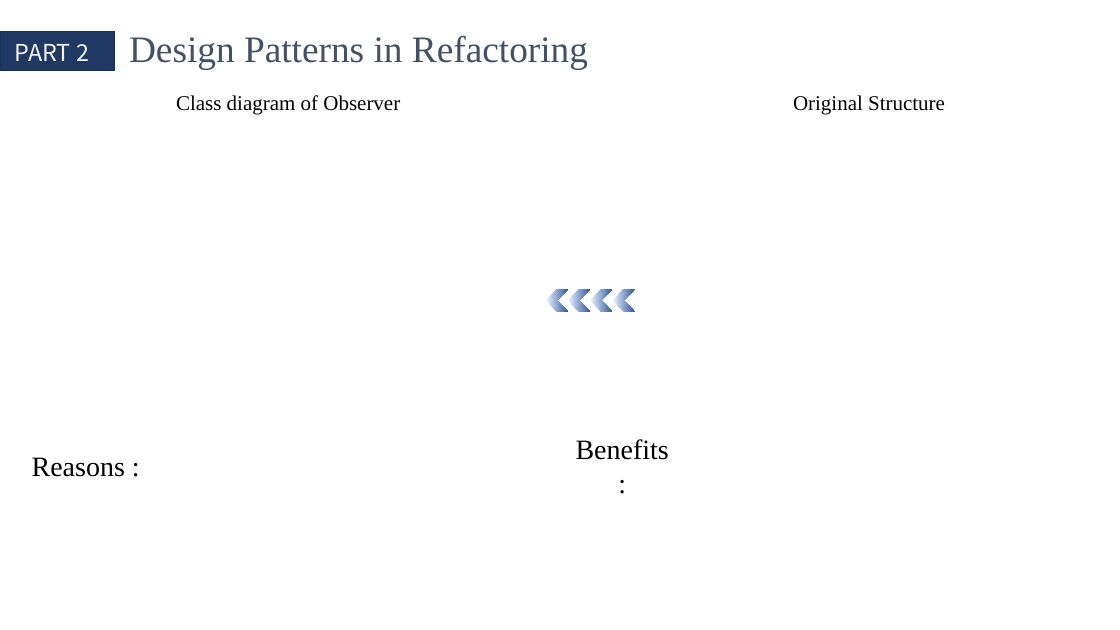
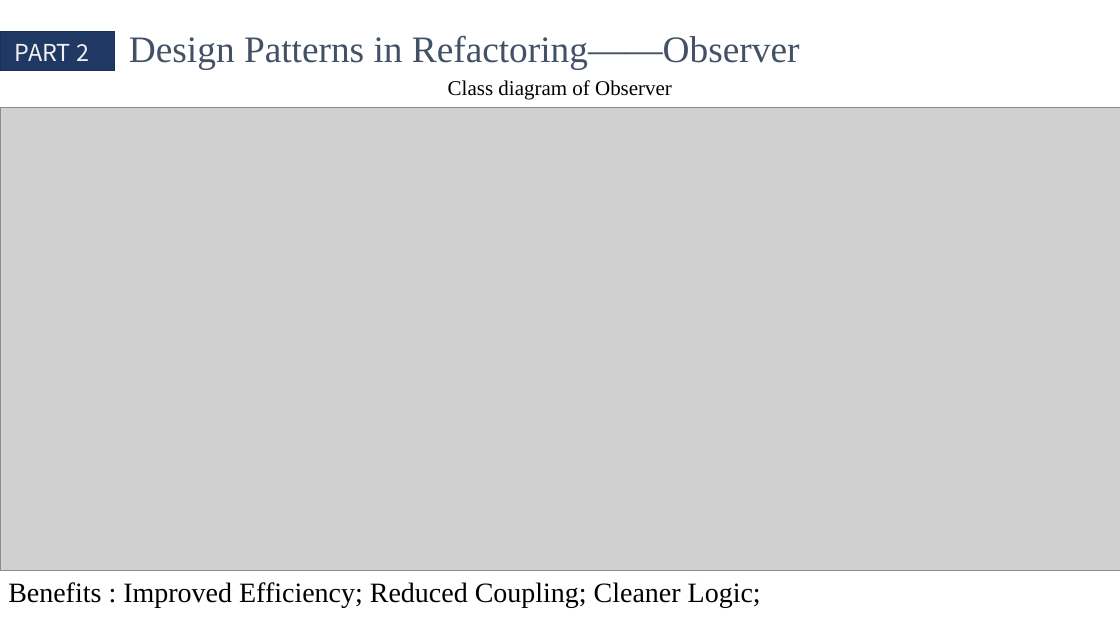
Before and after one commit to QinCheng0928/Cocos2d, a slide deck: slide 11 of 文档/DesignPattern.pptx (slide 10 before the commit). Drawn at 1120x630 pixels with LibreOffice and Linux fonts; fonts in the diff are those of the drawing; grey boxes stand for pictures. Boxes give left, top, right and bottom in pixels: in the first picture for what was removed or moved away, otherwise in the second. Text is boxed around its words. In the diff, an @@ line names an element or a change of style, - is before the commit and + after.

```diff
--- a/文档/DesignPattern.pptx
+++ b/文档/DesignPattern.pptx
@@ text at [129,35,800,69]: text changed @@
-Design Patterns in Refactoring
+Design Patterns in Refactoring——Observer
@@ text "Class diagram of Observer": place and size @@
-text "Class diagram of Observer" at [176,95,400,115]
+text "Class diagram of Observer" at [448,80,672,100]
@@ picture added at [0,108,1120,571] @@
@@ text removed at [793,95,945,115] @@
-Original Structure
@@ group removed at [546,289,635,312]: 4 chevrons @@
@@ text removed at [576,439,669,460] @@
-Benefits :
@@ text removed at [32,457,125,477] @@
-Reasons :
@@ text added at [8,582,761,608], 24 pt, text #000000 @@
+Benefits : Improved Efficiency; Reduced Coupling; Cleaner Logic;
```
Also in this commit, not shown: 5 other slides changed, 1 slide added, 1 slide removed, 1 other file.
